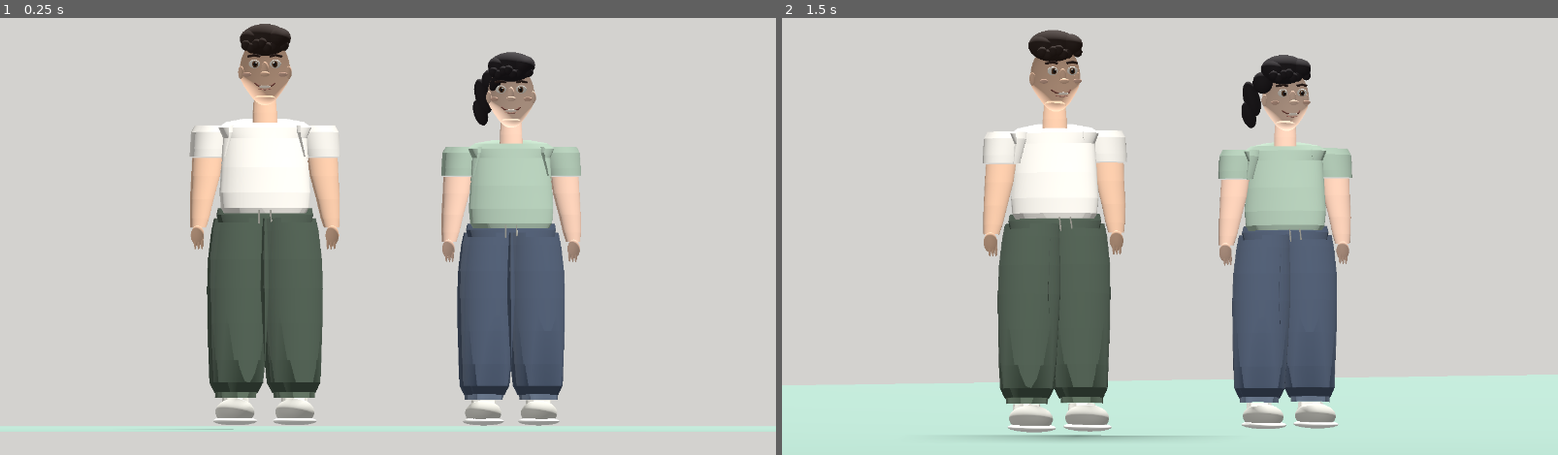
Above: before the commit, frames 1-2 (left to right).
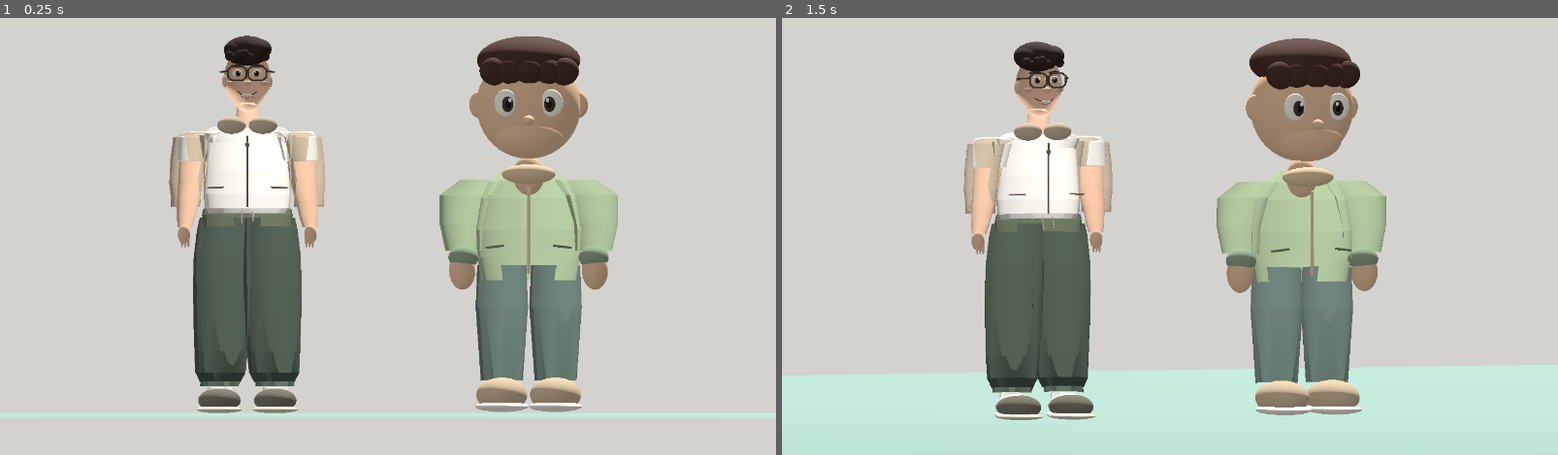
Above: after the commit, the same moments.

Repository: dlsgur3021-ai/inghyuk
Game: Godot game, scene res://main.tscn
The game is run twice, just before and just after one commit, with the same random seed, the same clock (stepped at 60 frames per second) and the same inputs.
Inputs:
- Up to frame 1 (0.25 s): no input
- Up to frame 2 (1.5 s): tap Enter at 0.5 s; tap Space at 1.25 s

The runs differ from the first frame. In frame 1, 22% of the frame differs, in the area x 0-100%, y 1-95%; in frame 2, 22%, in the area x 0-100%, y 2-97%.

Commit message:
Build two actual Godot 3D Camp Story choices: cozy chibi vs mature fleece camper

Diff:
--- a/camp-story-capture/main.gd
+++ b/camp-story-capture/main.gd
@@ -247,6 +247,134 @@
     face(root,is_female)
     return root
 
+
+# Variant A: charming compact human character with a deliberately oversized head.
+# Distinct real Godot mesh, not an illustration.
+func island_camper(at_x: float) -> void:
+    var r := Node3D.new()
+    r.position.x = at_x
+    add_child(r)
+    var cream := "ecc5a2"
+    var parka := "a9bd96"
+    var dark := "52655c"
+    # Little rounded shoes and compact trousers
+    for side in [-1.0,1.0]:
+        var x: float = side*.128
+        tube(r,[
+            [x,.16,0,.100,.105],
+            [x,.33,0,.112,.113],
+            [x,.51,0,.125,.123],
+            [x,.71,0,.117,.121]
+        ],"677b73",28)
+        ellipsoid(r,Vector3(x,.093,-.078),Vector3(.122,.082,.177),"d2bc9e")
+        ellipsoid(r,Vector3(x,.037,-.091),Vector3(.127,.026,.185),"f8f1e4")
+    # Body and smooth jacket sleeve shoulder transitions
+    tube(r,[
+        [0,.64,0,.225,.145],
+        [0,.75,0,.245,.146],
+        [0,.88,0,.25,.152],
+        [0,1.03,0,.225,.147],
+        [0,1.11,0,.188,.133],
+        [0,1.17,0,.120,.085]
+    ],parka,32)
+    tube_line(r,[Vector3(0,.67,-.144),Vector3(0,1.075,-.14)],.0075,"e5d2ae")
+    for side in [-1.0,1.0]:
+        var sx: float = side
+        tube(r,[
+            [sx*.31,.78,.003,.087,.095],
+            [sx*.32,.91,.004,.105,.104],
+            [sx*.30,1.045,.004,.124,.105],
+            [sx*.22,1.12,.003,.100,.096]
+        ],parka,26)
+        ellipsoid(r,Vector3(sx*.310,.748,-.004),Vector3(.072,.054,.077),"92a88b")
+        ellipsoid(r,Vector3(sx*.316,.688,-.007),Vector3(.063,.094,.068),cream)
+        # jetted side pockets
+        tube_line(r,[Vector3(sx*.118,.805,-.146),Vector3(sx*.20,.795,-.131)],.006,"77896d")
+    ellipsoid(r,Vector3(0,1.14,0),Vector3(.074,.095,.070),cream)
+    # Head shaped as a large compact sculpt, short chin and pronounced cheeks
+    ellipsoid(r,Vector3(0,1.475,0),Vector3(.249,.257,.224),cream)
+    ellipsoid(r,Vector3(0,1.328,-.075),Vector3(.167,.108,.148),cream)
+    for side in [-1.0,1.0]:
+        var eye_x: float=side*.109
+        ellipsoid(r,Vector3(side*.236,1.477,-.002),Vector3(.047,.064,.032),cream)
+        ellipsoid(r,Vector3(eye_x,1.485,-.203),Vector3(.055,.065,.022),"fcf9ef")
+        ellipsoid(r,Vector3(eye_x-side*.009,1.479,-.225),Vector3(.027,.037,.010),"493d33")
+        ellipsoid(r,Vector3(eye_x-side*.012,1.480,-.234),Vector3(.013,.021,.007),"211e1d")
+        ellipsoid(r,Vector3(eye_x-side*.019,1.499,-.241),Vector3(.008,.010,.005),"ffffff")
+        tube_line(r,[Vector3(eye_x-side*.035,1.591,-.186),Vector3(eye_x+side*.026,1.593,-.186)],.008,"49362b")
+    ellipsoid(r,Vector3(0,1.401,-.219),Vector3(.028,.025,.037),cream)
+    tube_line(r,[Vector3(-.053,1.337,-.168),Vector3(0,1.325,-.195),Vector3(.053,1.337,-.168)],.005,"805047")
+    # Thick swept hair cap with three thick locks
+    ellipsoid(r,Vector3(0,1.688,.018),Vector3(.246,.116,.231),"4b332a")
+    for n in range(5):
+        var tx: float=-.169+float(n)*.083
+        ellipsoid(r,Vector3(tx,1.635,-.175+abs(float(n-2))*.014),
+            Vector3(.071,.066,.058),"4b332a",Vector3(0,0,(float(n)-2.)*.16))
+    # Simple boots and color-coded neck scarf
+    ellipsoid(r,Vector3(0,1.145,-.085),Vector3(.128,.047,.057),"e2c8a4")
+
+# Variant B: full-height adult styled male, soft game-feasible fleece/zip jacket
+func adult_camper(at_x: float) -> void:
+    var r: Node3D = person(at_x,false)
+    var coat := "c9b8a0"
+    var coat_edge := "a99880"
+    # Layer shell over retained slimmer body, gently tapering to waist
+    tube(r,[
+        [0,.974,0,.202,.135],
+        [0,1.050,0,.207,.137],
+        [0,1.215,0,.209,.139],
+        [0,1.33,0,.229,.138],
+        [0,1.362,0,.164,.123]
+    ],coat,36)
+    # Entire sleeves connect under shoulders; no detached shoulder balls
+    for side in [-1.0,1.0]:
+        var sx: float=side
+        tube(r,[
+            [sx*.294,1.000,0,.066,.075],
+            [sx*.294,1.10,0,.078,.085],
+            [sx*.285,1.215,0,.082,.092],
+            [sx*.265,1.32,0,.088,.094],
+            [sx*.204,1.345,0,.079,.083]
+        ],coat,30)
+        tube(r,[
+            [sx*.295,.987,0,.071,.075],
+            [sx*.294,1.025,0,.071,.076]
+        ],coat_edge,26)
+        # bag side pocket seam, kept subtle
+        tube_line(r,[Vector3(sx*.112,1.083,-.130),Vector3(sx*.188,1.081,-.113)],.004,"a0907a")
+    tube_line(r,[Vector3(0,.989,-.138),Vector3(0,1.325,-.139)],.0045,"816b58")
+    ellipsoid(r,Vector3(0,1.286,-.141),Vector3(.011,.011,.008),"8b806e")
+    # Tightening waistline continuity, no bulging separate hip sphere
+    tube(r,[
+        [0,.894,0,.206,.130],
+        [0,.951,0,.209,.134],
+        [0,.989,0,.198,.134]
+    ],"69735c",32)
+    # understated collar
+    ellipsoid(r,Vector3(-.075,1.379,-.060),Vector3(.069,.042,.052),coat)
+    ellipsoid(r,Vector3(.075,1.379,-.060),Vector3(.069,.042,.052),coat)
+    # Eyeglasses tracing actual face contours (front of original eyes).
+    for side in [-1.0,1.0]:
+        var x: float=side*.048
+        var outline: Array[Vector3]=[
+            Vector3(x-.044,1.644,-.131),
+            Vector3(x-.042,1.608,-.131),
+            Vector3(x-.025,1.593,-.132),
+            Vector3(x+.025,1.593,-.132),
+            Vector3(x+.042,1.608,-.131),
+            Vector3(x+.044,1.644,-.131),
+            Vector3(x+.025,1.660,-.131),
+            Vector3(x-.025,1.660,-.131),
+            Vector3(x-.044,1.644,-.131)
+        ]
+        tube_line(r,outline,.0045,"54463f")
+        tube_line(r,[Vector3(side*.090,1.637,-.128),Vector3(side*.127,1.633,-.060)],.0045,"54463f")
+    tube_line(r,[Vector3(-.008,1.641,-.132),Vector3(.008,1.641,-.132)],.004,"54463f")
+    # Shoes slightly fuller with sole contrast
+    for side in [-1.0,1.0]:
+        ellipsoid(r,Vector3(side*.133,.066,-.091),Vector3(.101,.058,.142),"797768")
+        ellipsoid(r,Vector3(side*.133,.022,-.099),Vector3(.107,.017,.153),"ddd3c1")
+
 func _ready() -> void:
     var world := WorldEnvironment.new()
     var env := Environment.new()
@@ -268,11 +396,11 @@
     fill.light_energy=.12
     add_child(fill)
     rounded_box(self,Vector3(0,-.070,0),Vector3(12,.12,12),"9dbdb0")
-    person(.55,false)
-    person(-.55,true)
+    island_camper(-.67)
+    adult_camper(.67)
     camera=Camera3D.new()
     camera.projection=Camera3D.PROJECTION_ORTHOGONAL
-    camera.size=2.13
+    camera.size=2.27
     camera.position=Vector3(0,.95,-4.0)
     add_child(camera)
     camera.look_at(Vector3(0,.94,0))
